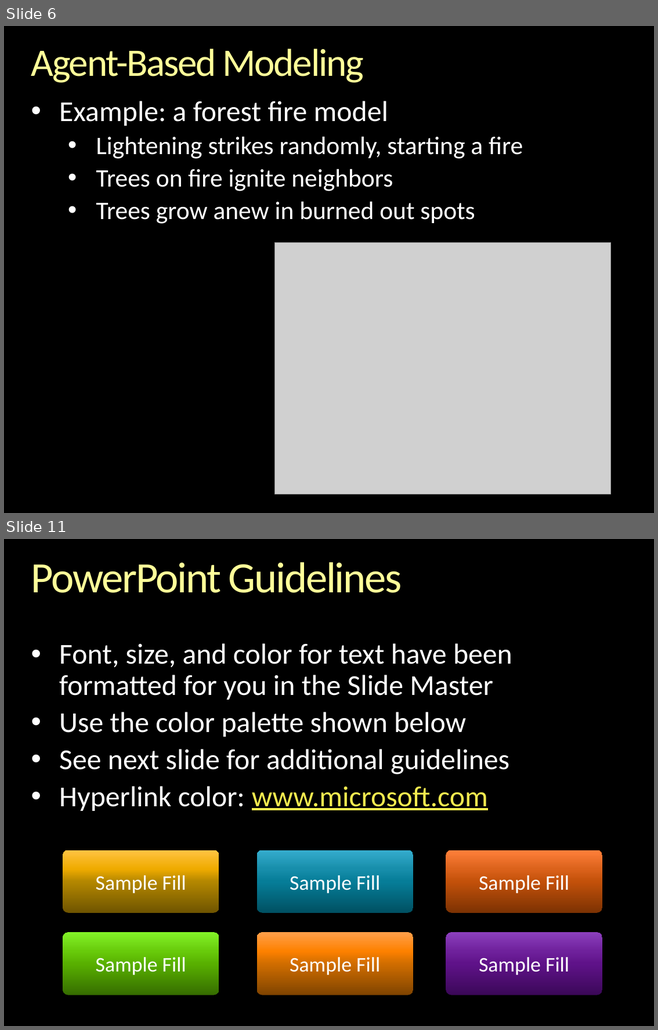
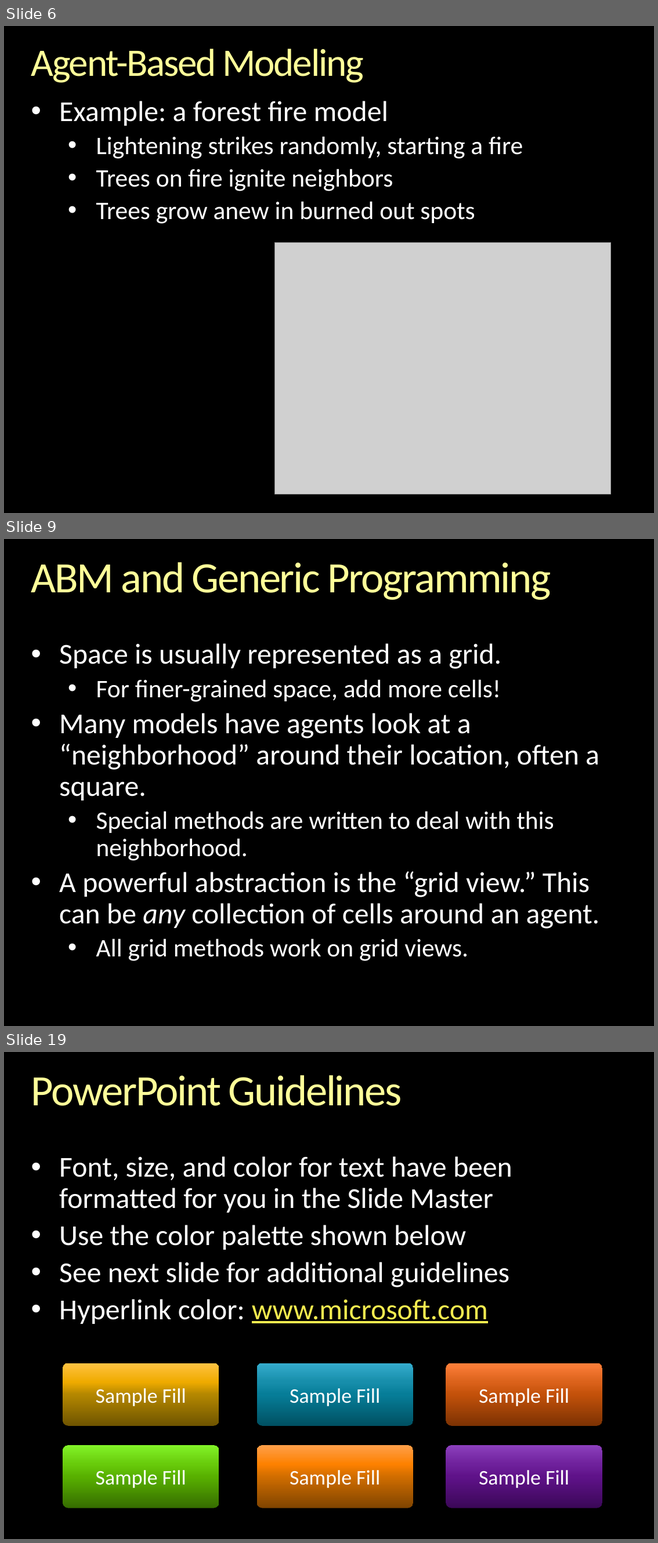
Before and after one commit to gcallah/indras_net, a slide deck: docs/GenericProgrammingAndABM.pptx. Shown one above the other, each under a label of ours: slides 6 and 11 before the commit, slides 6, 9 and 19 after it; the slides between them are not shown. The pictures are 658x1030 and 658x1543 pixels, drawn with LibreOffice and Linux fonts; fonts in the diff are those of the drawing; grey boxes stand for pictures; background and template pictures are left out. Boxes give left, top, right and bottom in pixels: in the first picture for what was removed or moved away, otherwise in the second. Text is boxed around its words. In the diff, an @@ line names an element or a change of style, - is before the commit and + after.

```diff
--- a/docs/GenericProgrammingAndABM.pptx
+++ b/docs/GenericProgrammingAndABM.pptx
@@ slide 9 added at box(4, 539, 654, 1026), background picture (left out) @@
@@ title added at box(31, 562, 550, 600), 48 pt, text gradient #FFFFB9 to #FFFF99 to #F6AE1E @@
+ABM and Generic Programming
@@ text added at box(59, 643, 600, 961), 32 pt, text #FFFFFF @@
+• Space is usually represented as a grid.
+  • For finer-grained space, add more cells!
+• Many models have agents look at a “neighborhood” around their location, often a square.
+  • Special methods are written to deal with this neighborhood.
+• A powerful abstraction is the “grid view.” This can be any collection of cells around an agent.
+  • All grid methods work on grid views.
@@ what was slide 11 is now slide 19 @@
```
Also in this commit, not shown: 3 slides changed, 9 other slides added, 5 slides removed.
